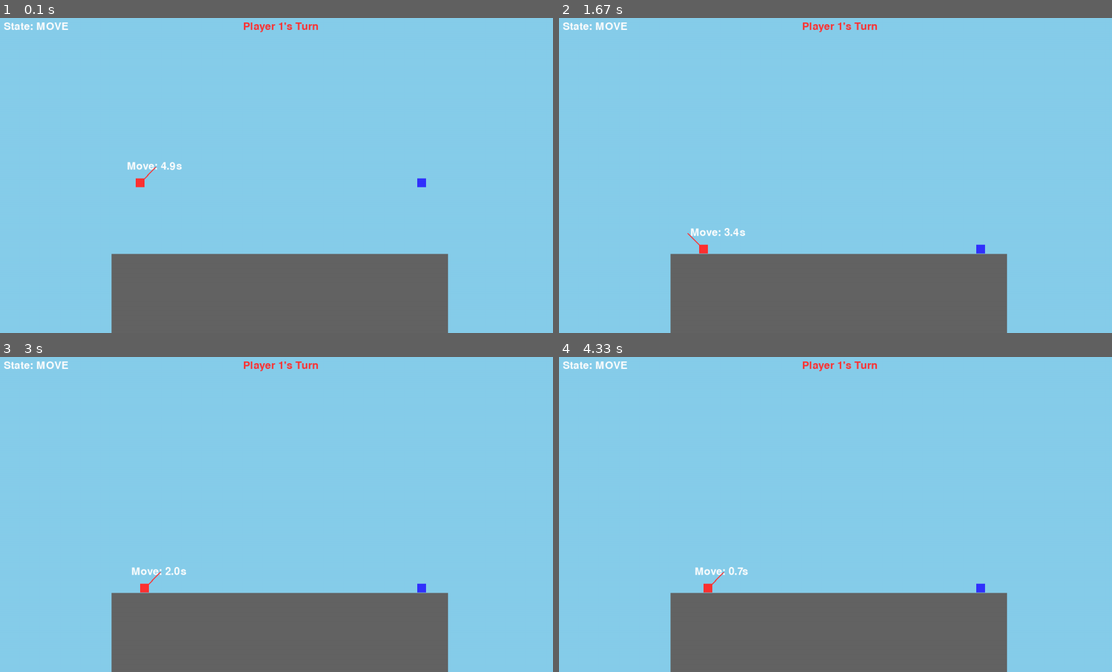
Above: before the commit, frames 1-4 (two rows, left to right).
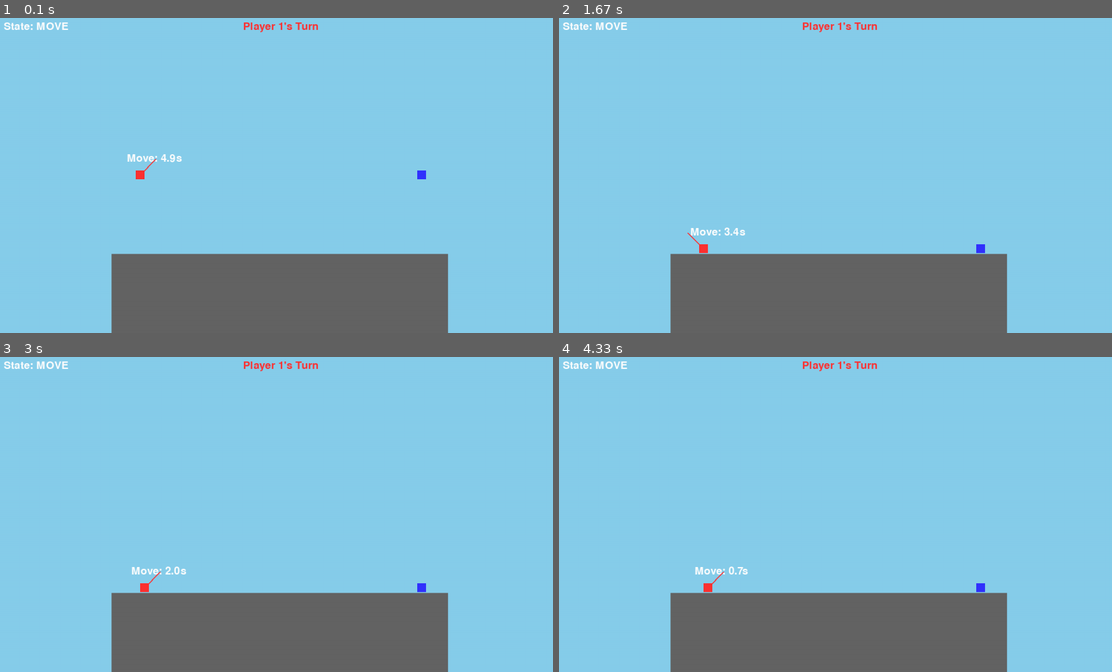
Above: after the commit, the same moments.

Repository: gonida1010/MyGame
Game: pygame game, started from Pygame_main.py
Same seed, same stepped clock (60 frames per second), same inputs: the game is played once before the commit and once after it.
Inputs:
- Up to frame 1 (0.1 s): no input
- Up to frame 2 (1.67 s): hold D 0.33-0.8 s; hold D 0.83-1.3 s; hold A from 1.33 s (still down)
- Up to frame 3 (3 s): release A at 1.87 s; hold A 1.9-2.3 s; hold D 2.33-2.97 s
- Up to frame 4 (4.33 s): hold A 3-3.47 s; hold D 3.5-3.97 s; hold D from 4 s (still down)

The runs differ from the first frame. In frame 1, 0.4% of the frame differs, in the area x 23-78%, y 43-54%; in frame 2, less than 0.1%; in frame 3, less than 0.1%; in frame 4, less than 0.1%.

Commit message:
MyGame 넉백 기능 추가

Diff:
--- a/Pygame_main.py
+++ b/Pygame_main.py
@@ -38,15 +38,27 @@
         self.angle = 45  # 초기 발사 각도
         self.facing_right = True
 
+        # 넉백 기능 추가하기=> 중력을 위한 속도 변수 추가
+        self.vel_x = 0.0
+        self.vel_y = 0.0
+
     def update(self, terrain):
-        # 중력 적용 (간단화된 버전)
-        if not self.is_on_ground(terrain):
-            self.rect.y += TILE_SIZE // 2
+        # 넉백/관성으로 인한 x축 이동
+        self.rect.x += int(self.vel_x)
+
+        # x축 마찰력
+        self.vel_x *= 0.9  # 매 프레임 속도 10% 감소
+        if abs(self.vel_x) < 0.5:
+            self.vel_x = 0
+
+        # Y축 중력/속도 적용
+        self.vel_y += GRAVITY
+        self.rect.y += int(self.vel_y)
 
         # 바닥에 붙어있도록 조정
         while self.is_on_ground(terrain):
             self.rect.y -= 1
-        self.rect.y += 1 # 다시 한 칸 내리기
+            self.vel_y = 0  # 땅에 닿았으니 수직 속도를 리셋하기
 
     def is_on_ground(self, terrain):
         # 플레이어가 땅에 있는지 확인하기
@@ -79,6 +91,12 @@
         end_y = self.rect.centery - length * math.sin(angle_rad)
         pygame.draw.line(surface, self.color, self.rect.center, (end_x, end_y), 3)
 
+    # 넉백 함수 추가하기(x,y 방향의 힘을 받도록 설정)
+    def apply_knockback(self, kx, ky):
+        self.vel_x += kx
+        self.vel_y += ky
+
+
 # 지형 클래스 만들기
 class Terrain:
     def __init__(self):
@@ -134,7 +152,7 @@
         self.particles = [] # 궤적용
         self.hit = False
 
-    def update(self, terrain):
+    def update(self, terrain, players):
         if not self.hit:
             self.vel_y += GRAVITY
             self.x += self.vel_x
@@ -152,14 +170,14 @@
             if 0 <= tile_x < MAP_WIDTH and 0 <= tile_y < MAP_HEIGHT:
                 if terrain.tiles[tile_y][tile_x] == 1:
                     self.hit = True
-                    self.explode(terrain)
+                    self.explode(terrain, players)
 
             # 화면 밖으로 나감 (낙사 아님, 그냥 소멸)
             if not (0 <= self.rect.centerx <= SCREEN_WIDTH and 0 <= self.rect.centery <= SCREEN_HEIGHT * 2):
                 self.kill() # 스프라이트 그룹에서 제거
 
     # 지형 파괴 속성 함수 만들기
-    def explode(self, terrain):
+    def explode(self, terrain, players):
         radius = 30 # 기본 반경
 
         # 캐릭터 2 (광역 폭발)
@@ -181,7 +199,38 @@
             # 기본 1발
             terrain.destroy_terrain(self.rect.centerx, self.rect.centery, radius)
 
-        # TODO: 폭발 시 플레이어 넉백(밀어내기) 로직 추가
+        # --- (넉백 로직 추가) ---
+        knockback_radius = radius * 2.5  # 넉백 범위는 지형 파괴보다 넓게
+        max_knockback_force = 2         # 최대 넉백 힘
+
+        explosion_x, explosion_y = self.rect.center
+
+        for player in players:
+            # 1. 플레이어와 폭발 중심 사이의 거리 계산
+            dist_x = player.rect.centerx - explosion_x
+            dist_y = player.rect.centery - explosion_y
+            distance = math.sqrt(dist_x**2 + dist_y**2)
+
+            # 2. 넉백 범위 내에 있는지 확인 (0보다 커야 함)
+            if 0 < distance < knockback_radius:
+                # 3. 넉백 힘 계산 (거리에 반비례)
+                force_magnitude = max_knockback_force * (1 - (distance / knockback_radius))
+
+                # 4. 넉백 방향 (폭발 중심에서 플레이어 방향)
+                knock_x = (dist_x / distance) * force_magnitude
+                knock_y = (dist_y / distance) * force_magnitude
+
+                # 5. (게임성 보정) Y축 넉백은 항상 위로 띄우기
+                #    (아래로 박히는 넉백은 불쾌한 경험을 줄 수 있음)
+                if knock_y > 0: # 아래로 향하는 넉백이라면
+                    knock_y = -knock_y * 0.2 # 방향을 바꿔 약하게 위로 띄움
+
+                # 6. (게임성 보정) 최소한의 수직 넉백을 보장 (위로 붕 뜨는 느낌)
+                knock_y -= force_magnitude * 0.3
+
+                # 7. 플레이어에게 넉백 적용
+                player.apply_knockback(knock_x, knock_y)
+        # --- (넉백 로직 끝) ---
 
         self.kill() # 충돌 후 제거
 
@@ -319,7 +368,7 @@
 
         # 공통 업데이트
         self.players.update(self.terrain)
-        self.projectiles.update(self.terrain)
+        self.projectiles.update(self.terrain, self.players)
 
         # 낙사(승리) 조건 확인
         for player in self.player_list:
Binary file added: images/blue.png
Binary file added: images/green.png
Binary file added: images/red.png
